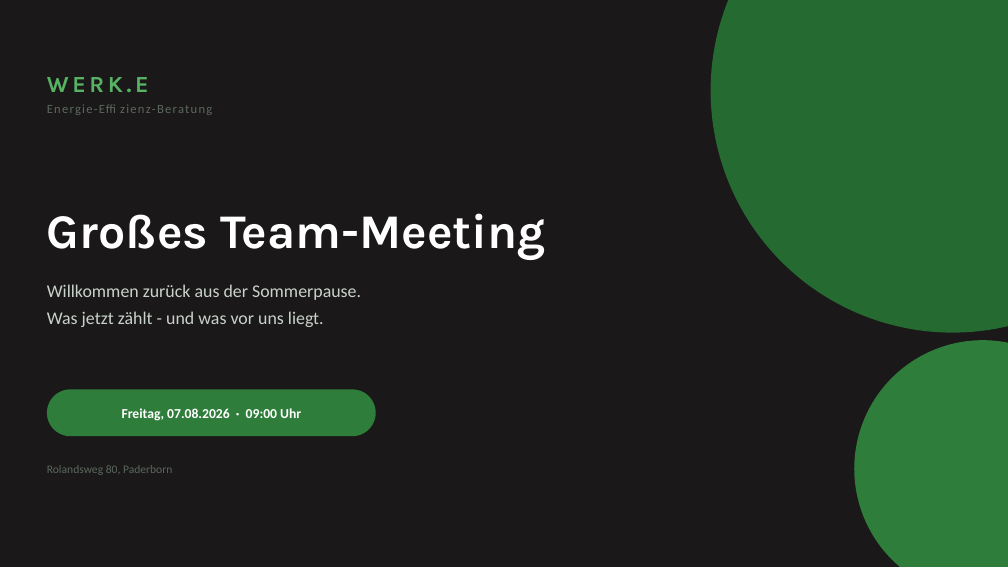
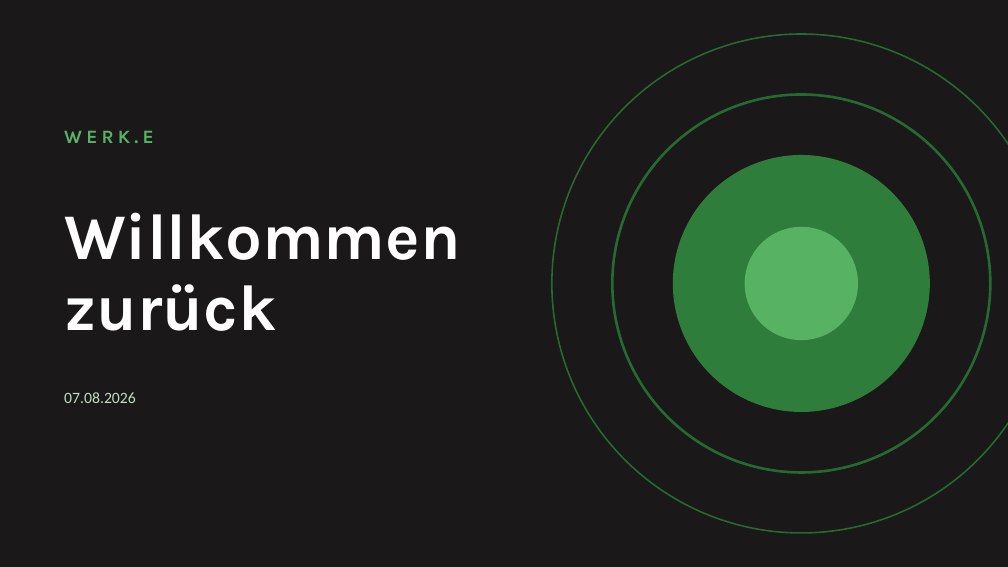
Before and after one commit to p4prg96r2f-prog/Alles, a slide deck: slide 1 of WERKE_Teammeeting_2026-08-07.pptx. Drawn at 1008x567 pixels with LibreOffice and Linux fonts; fonts in the diff are those of the drawing. Boxes give left, top, right and bottom in pixels: in the first picture for what was removed or moved away, otherwise in the second. Text is boxed around its words. In the diff, an @@ line names an element or a change of style, - is before the commit and + after.

```diff
--- a/WERKE_Teammeeting_2026-08-07.pptx
+++ b/WERKE_Teammeeting_2026-08-07.pptx
@@ ellipse resized from (x1=711, y1=0, x2=1008, y2=333) to (x1=552, y1=34, x2=1008, y2=533) @@
@@ ellipse at (x1=552, y1=34, x2=1008, y2=533): fill #256A30 to none; outline none to #256A30 1.5 pt @@
@@ text "WERK.E" moved from (x1=47, y1=77, x2=149, y2=92) to (x1=64, y1=131, x2=154, y2=143) @@
@@ text "WERK.E" at (x1=64, y1=131, x2=154, y2=143): size 22 to 18 pt, letter spacing 3.5 to 4 pt @@
@@ text removed at (x1=120, y1=104, x2=212, y2=115) @@
-Energie-Effizienz-Beratung
@@ ellipse resized from (x1=854, y1=340, x2=1008, y2=567) to (x1=613, y1=95, x2=991, y2=473) @@
@@ ellipse at (x1=613, y1=95, x2=991, y2=473): fill #2E7D3A to none; outline none to #256A30 2.5 pt @@
@@ ellipse added at (x1=673, y1=155, x2=930, y2=412), fill #2E7D3A @@
@@ text "Willkommen" at (x1=64, y1=212, x2=460, y2=331): vertical alignment top to middle @@
@@ text removed at (x1=47, y1=213, x2=546, y2=259) @@
-Großes Team-Meeting
@@ text at (x1=64, y1=212, x2=460, y2=331): text changed; size 17 to 62 pt; font Calibri to Karla; text colour #C9D2CA to #FFFFFF; bold on @@
-Willkommen zurück aus der Sommerpause.
-Was jetzt zählt - und was vor uns liegt.
+Willkommen
+zurück
@@ ellipse added at (x1=745, y1=227, x2=858, y2=340), fill #58B264 @@
@@ rounded rectangle removed at (x1=47, y1=389, x2=376, y2=436) @@
@@ text at (x1=64, y1=392, x2=136, y2=403): text changed; size 13 to 15 pt; text colour #FFFFFF to #BFDCC4; bold off @@
-Freitag, 07.08.2026 · 09:00 Uhr
+07.08.2026
@@ text removed at (x1=47, y1=465, x2=172, y2=475) @@
-Rolandsweg 80, Paderborn
```
Also in this commit, not shown: 1 other slide changed, 20 slides added, 19 slides removed, 3 other files.
